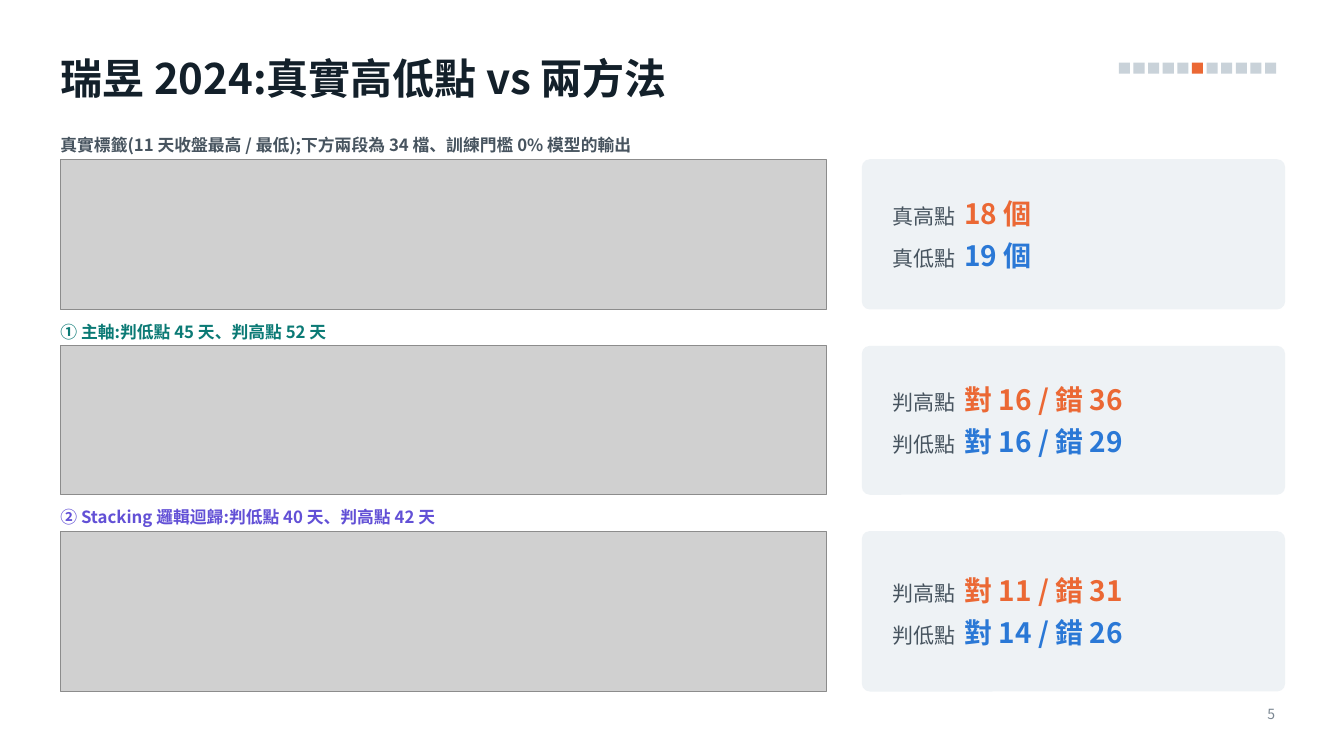
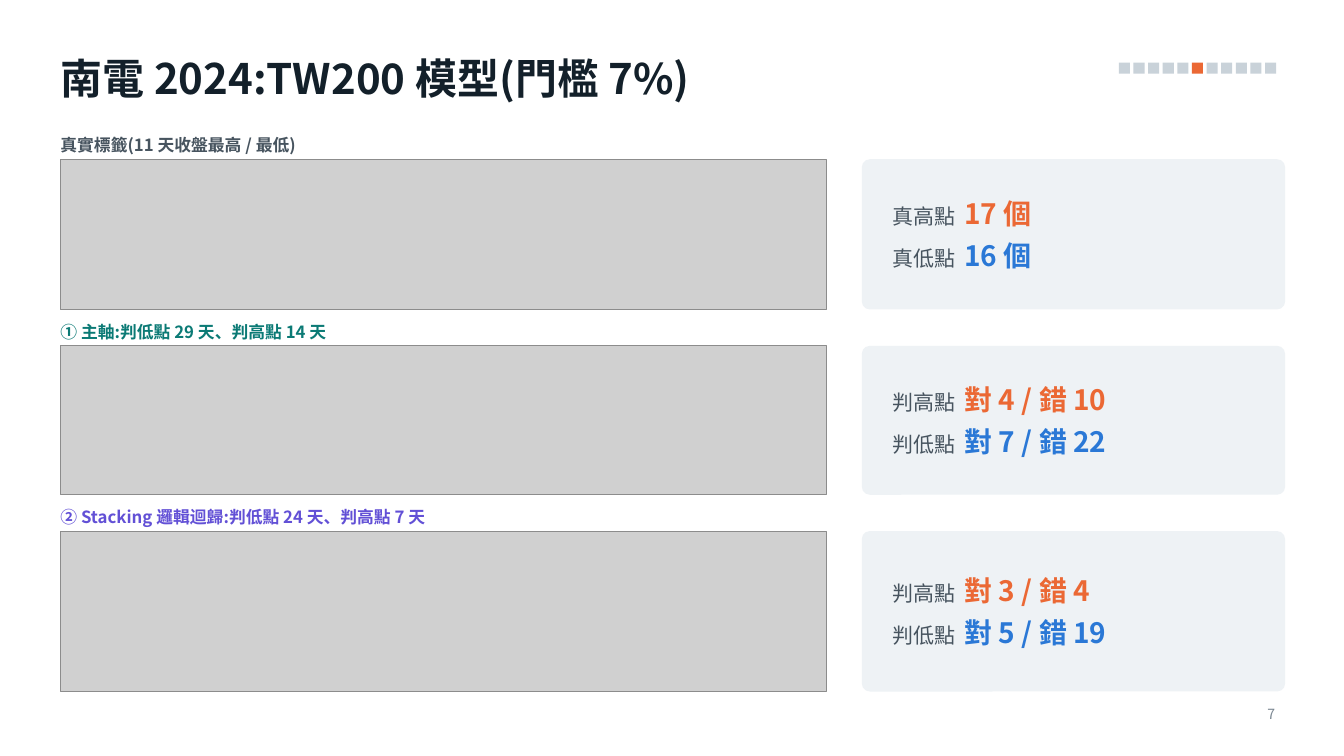
Before and after one commit to alextixu/fcukproject, a slide deck: slide 7 of method_kline_peak/report/kline_peak_report.pptx (slide 5 before the commit). Drawn at 1344x756 pixels with LibreOffice and Linux fonts; fonts in the diff are those of the drawing; grey boxes stand for pictures. Boxes give left, top, right and bottom in pixels: in the first picture for what was removed or moved away, otherwise in the second. Text is boxed around its words. In the diff, an @@ line names an element or a change of style, - is before the commit and + after.

```diff
--- a/method_kline_peak/report/kline_peak_report.pptx
+++ b/method_kline_peak/report/kline_peak_report.pptx
@@ title at box(60, 58, 690, 103): text changed @@
-瑞昱 2024:真實高低點 vs 兩方法
+南電 2024:TW200 模型(門檻 7%)
@@ text at box(60, 137, 296, 154): text changed @@
-真實標籤(11 天收盤最高 / 最低);下方兩段為 34 檔、訓練門檻 0% 模型的輸出
+真實標籤(11 天收盤最高 / 最低)
@@ text at box(892, 200, 1032, 269): text changed @@
-真高點 18 個
-真低點 19 個
+真高點 17 個
+真低點 16 個
@@ text at box(60, 323, 326, 340): text changed @@
-① 主軸:判低點 45 天、判高點 52 天
+① 主軸:判低點 29 天、判高點 14 天
@@ text at box(892, 386, 1106, 455): text changed; text colour #EB6834 to #47545F @@
-判高點 對 16 / 錯 36
-判低點 對 16 / 錯 29
+判高點 對 4 / 錯 10
+判低點 對 7 / 錯 22
@@ text at box(60, 508, 425, 527): text changed @@
-② Stacking 邏輯迴歸:判低點 40 天、判高點 42 天
+② Stacking 邏輯迴歸:判低點 24 天、判高點 7 天
@@ text at box(892, 577, 1106, 646): text changed; text colour #EB6834 to #47545F @@
-判高點 對 11 / 錯 31
-判低點 對 14 / 錯 26
+判高點 對 3 / 錯 4
+判低點 對 5 / 錯 19
@@ page number at box(1267, 709, 1275, 719): text changed @@
-5
+7
```
Also in this commit, not shown: 2 other slides changed, 5 slides added, 1 slide removed, 13 other files.
